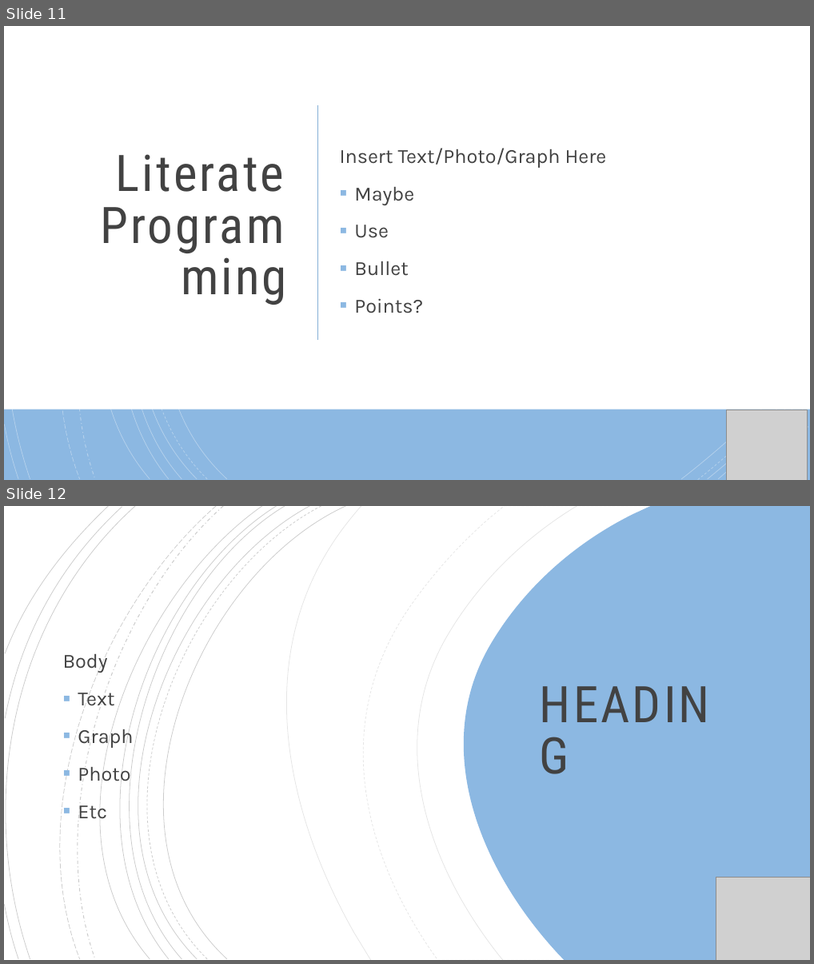
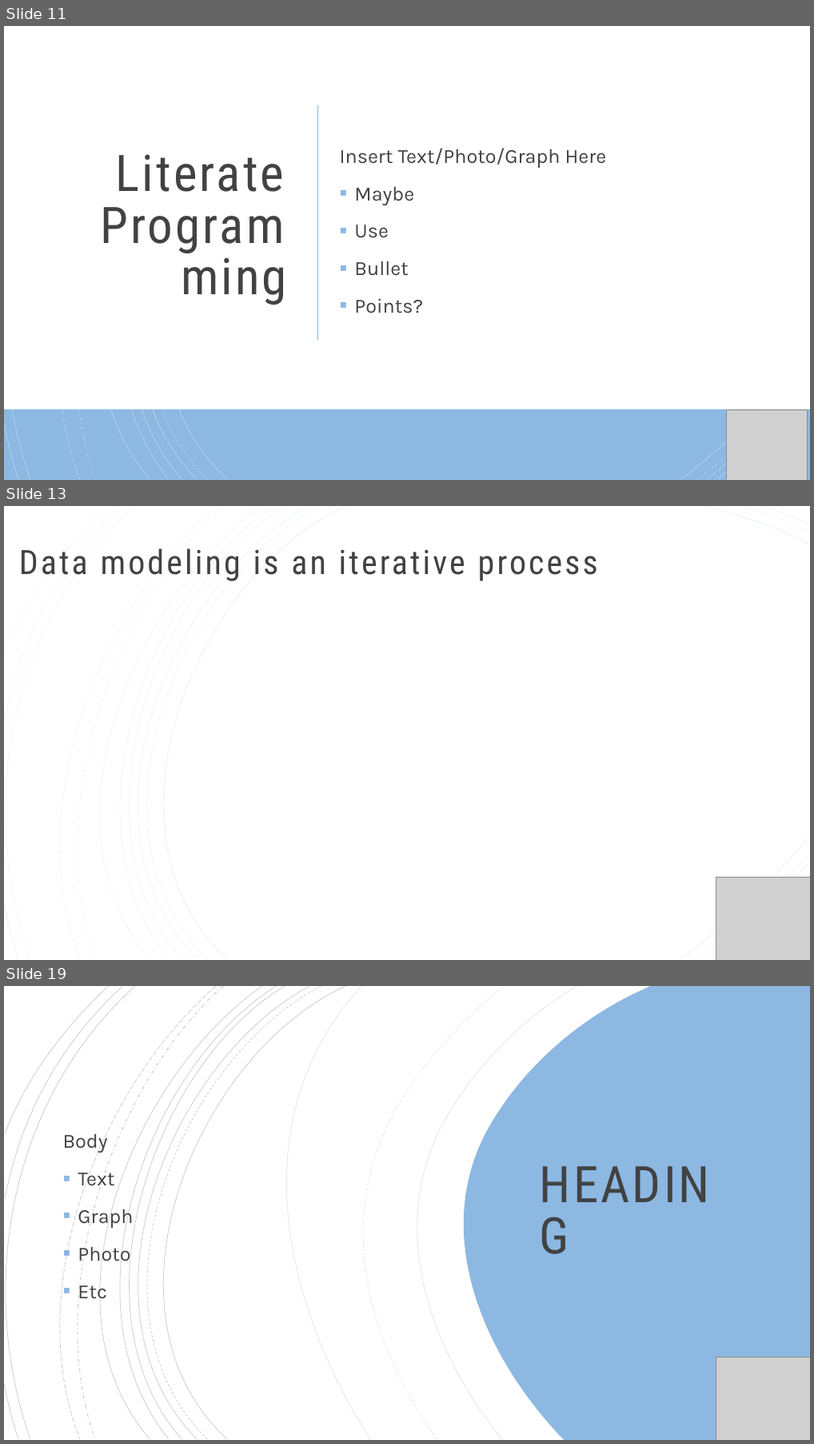
Before and after one commit to vanderbilt-data-science/reproducible-ds, a slide deck: MakingDataScienceReproducible.pptx. Shown one above the other, each under a label of ours: slides 11 and 12 before the commit, slides 11, 13 and 19 after it; the slides between them are not shown. The pictures are 814x964 and 814x1444 pixels, drawn with LibreOffice and Linux fonts; fonts in the diff are those of the drawing; grey boxes stand for pictures. Boxes give left, top, right and bottom in pixels: in the first picture for what was removed or moved away, otherwise in the second. Text is boxed around its words. In the diff, an @@ line names an element or a change of style, - is before the commit and + after.

```diff
--- a/MakingDataScienceReproducible.pptx
+++ b/MakingDataScienceReproducible.pptx
@@ slide 13 added at box(4, 506, 810, 960), background #FFFFFF; not listed: 16 template elements that a slide beside it also shows @@
@@ rectangle added at box(4, 506, 810, 960), fill #FFFFFF @@
@@ group added at box(4, 506, 809, 960): 19 freeform shapes @@
@@ title added at box(19, 548, 598, 581), 40 pt, text #424242 @@
+Data modeling is an iterative process
@@ picture added at box(717, 877, 810, 960) @@
@@ what was slide 12 is now slide 19 @@
```
Also in this commit, not shown: 6 other slides added, 1 other file.
